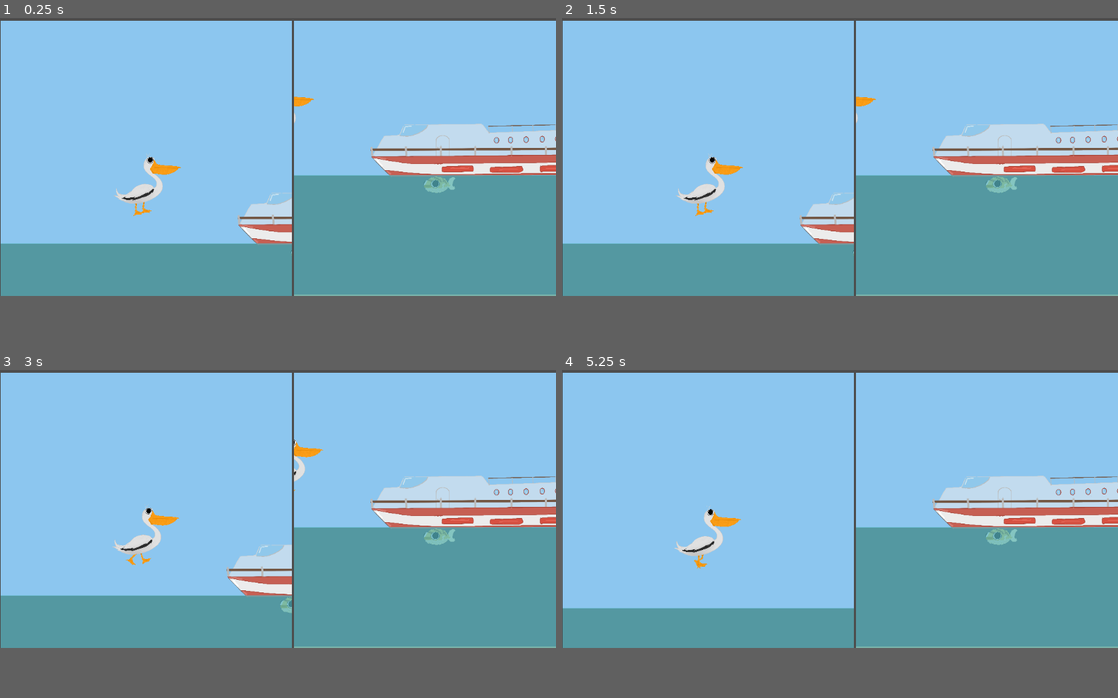
Above: before the commit, frames 1-4 (two rows, left to right).
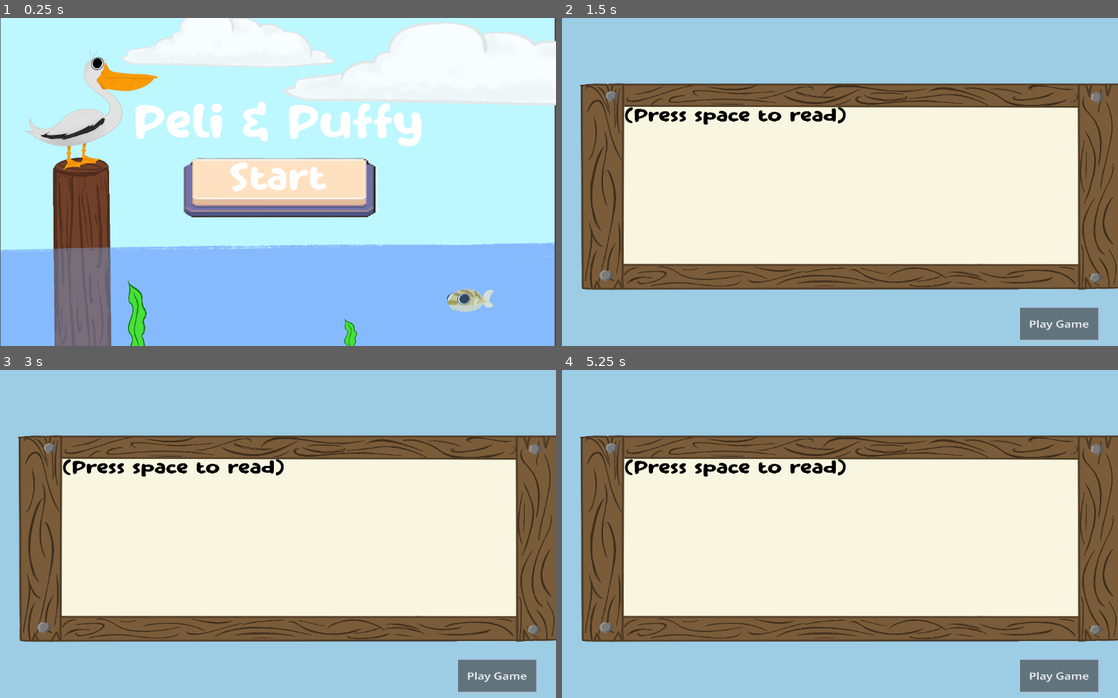
Above: after the commit, the same moments.

Repository: CISC204-S25/final-project-team-6
Game: Godot game, scene res://startGame/start_game.tscn
The game is run twice, just before and just after one commit, with the same random seed, the same clock (stepped at 60 frames per second) and the same inputs. Before the commit the project starts from res://Game_scene.tscn.
Inputs (mouse positions are in pixels of both pictures, inside the frame that each line leads up to):
- Up to frame 1 (0.25 s): no input
- Up to frame 2 (1.5 s): click (840, 162) at 0.5 s, where only the run after the commit has a clickable "Start"; click (1056, 277) at 1.25 s, where only the run after the commit has a clickable "Play Game"
- Up to frame 3 (3 s): click (494, 629) at 2 s, where only the run after the commit has a clickable "Play Game"; tap Space at 2.75 s; hold D (BirdRight) from 2.78 s (still down); tap E (BirdPickup) at 2.85 s
- Up to frame 4 (5.25 s): tap W (BirdUp) at 3.02, 3.77 s; tap Space at 3.5, 4.25, 5 s; tap E (BirdPickup) at 3.6, 4.35, 5.1 s; release D (BirdRight) at 4.28 s; hold A (BirdLeft) 4.28-5.03 s; hold D (BirdRight) from 5.03 s (still down)
In our replay, the window is 800x400 before the commit and 800x472 after it. These sizes can differ from the game's own. Grey fills any space a smaller window leaves; there, only what the larger window draws over its background counts as a difference.

The runs differ from the first frame. In frame 1, 87% of the frame differs, in the area x 0-100%, y 0-100%; in frame 2, 65%; in frame 3, 65%; in frame 4, 65%.

Commit message:
Added decorations and finished start screen
Add decorations:
 - shell
 - seaweed
 - cloud
 - rocks

Finished start screen, now when pressing the start button will load the next scene

Diff:
--- a/final-project/IntroStory.tscn
+++ b/final-project/IntroStory.tscn
@@ -1,7 +1,8 @@
-[gd_scene load_steps=3 format=3 uid="uid://lml4my8miwx2"]
+[gd_scene load_steps=4 format=3 uid="uid://b17ih7rgjnhhf"]
 
 [ext_resource type="Texture2D" uid="uid://q1xeinfb4a28" path="res://Textbox.png" id="1_j1j1x"]
 [ext_resource type="Script" path="res://intro_story.gd" id="2_xs5l8"]
+[ext_resource type="FontFile" uid="uid://d0lklshtryjax" path="res://font/Comic Kids.ttf" id="3_a07a5"]
 
 [node name="Textbox" type="Sprite2D"]
 position = Vector2(576, 334)
@@ -22,7 +23,8 @@
 offset_right = 18.2939
 offset_bottom = -14.761
 theme_override_colors/font_color = Color(0, 0, 0, 1)
-theme_override_font_sizes/font_size = 100
+theme_override_fonts/font = ExtResource("3_a07a5")
+theme_override_font_sizes/font_size = 150
 text = "(Press space to read)"
 autowrap_mode = 2
 
--- /dev/null
+++ b/final-project/decoration/cloud.tscn
@@ -0,0 +1,8 @@
+[gd_scene load_steps=2 format=3 uid="uid://ekshy4tsxoon"]
+
+[ext_resource type="Texture2D" uid="uid://dgw6incdk0mj" path="res://decoration/cloud.png" id="1_34xl7"]
+
+[node name="cloud" type="Sprite2D"]
+position = Vector2(0, 2)
+scale = Vector2(0.253418, 0.236025)
+texture = ExtResource("1_34xl7")
--- /dev/null
+++ b/final-project/decoration/clump_of_rocks.tscn
@@ -0,0 +1,8 @@
+[gd_scene load_steps=2 format=3 uid="uid://ejiif31yv3um"]
+
+[ext_resource type="Texture2D" uid="uid://b7jo31kwptyi5" path="res://decoration/clumpsOfRocks.png" id="1_82y2l"]
+
+[node name="ClumpOfRocks" type="Sprite2D"]
+position = Vector2(-1.99998, -6.10352e-05)
+scale = Vector2(0.166107, 0.169118)
+texture = ExtResource("1_82y2l")
--- /dev/null
+++ b/final-project/decoration/lil_pebble.tscn
@@ -0,0 +1,8 @@
+[gd_scene load_steps=2 format=3 uid="uid://vxypf6s87isl"]
+
+[ext_resource type="Texture2D" uid="uid://pymfbvaad5ao" path="res://decoration/lilPebble.png" id="1_b7jj1"]
+
+[node name="lilPebble" type="Sprite2D"]
+position = Vector2(-7.62939e-06, -2.99999)
+scale = Vector2(0.154472, 0.138554)
+texture = ExtResource("1_b7jj1")
--- /dev/null
+++ b/final-project/decoration/seashell.tscn
@@ -0,0 +1,8 @@
+[gd_scene load_steps=2 format=3 uid="uid://bkit71ldcypvr"]
+
+[ext_resource type="Texture2D" uid="uid://hl03mspivkgq" path="res://decoration/seashell.png" id="1_bsbru"]
+
+[node name="seashell" type="Sprite2D"]
+position = Vector2(-2, -2)
+scale = Vector2(0.136667, 0.13375)
+texture = ExtResource("1_bsbru")
--- /dev/null
+++ b/final-project/decoration/seaweed.tscn
@@ -0,0 +1,30 @@
+[gd_scene load_steps=5 format=3 uid="uid://ccfwphjtbl3pa"]
+
+[ext_resource type="Texture2D" uid="uid://d26uvwq1cc04x" path="res://decoration/seaweed1.png" id="1_elehw"]
+[ext_resource type="Texture2D" uid="uid://d3kkvuv1uees3" path="res://decoration/seaweed2.png" id="2_lgiup"]
+[ext_resource type="Texture2D" uid="uid://d04akce2pqjv4" path="res://decoration/seaweed3.png" id="3_5tesv"]
+
+[sub_resource type="SpriteFrames" id="SpriteFrames_i646l"]
+animations = [{
+"frames": [{
+"duration": 1.0,
+"texture": ExtResource("1_elehw")
+}, {
+"duration": 1.0,
+"texture": ExtResource("2_lgiup")
+}, {
+"duration": 1.0,
+"texture": ExtResource("3_5tesv")
+}, {
+"duration": 1.0,
+"texture": ExtResource("2_lgiup")
+}],
+"loop": true,
+"name": &"default",
+"speed": 5.0
+}]
+
+[node name="seaweed" type="AnimatedSprite2D"]
+position = Vector2(-1, -2.99994)
+scale = Vector2(0.141026, 0.126488)
+sprite_frames = SubResource("SpriteFrames_i646l")
--- a/final-project/project.godot
+++ b/final-project/project.godot
@@ -11,7 +11,7 @@
 [application]
 
 config/name="Final Project"
-run/main_scene="res://Game_scene.tscn"
+run/main_scene="res://startGame/start_game.tscn"
 config/features=PackedStringArray("4.3", "Forward Plus")
 config/icon="res://icon.svg"
 
@@ -20,6 +20,7 @@
 window/size/viewport_width=1100
 window/size/viewport_height=550
 window/stretch/mode="canvas_items"
+window/stretch/aspect="expand"
 
 [input]
 
--- /dev/null
+++ b/final-project/startGame/start_game.gd
@@ -0,0 +1,23 @@
+extends CanvasLayer
+
+
+
+# Called when the node enters the scene tree for the first time.
+func _ready() -> void:
+	#ProjectSettings.set_setting("display/window/size/window_width_override", 1100)
+	#ProjectSettings.set_setting("display/window/size/window_height_override", 300)
+
+	get_window().size = Vector2i(1100, 650)
+
+	$seaweed.play("default")
+	$seaweed2.play("default")
+	$AnimatedSprite2D.play("start")
+
+
+# Called every frame. 'delta' is the elapsed time since the previous frame.
+func _process(delta: float) -> void:
+	pass
+
+
+func _on_button_pressed() -> void:
+	get_tree().change_scene_to_file("res://IntroStory.tscn")
--- /dev/null
+++ b/final-project/startGame/start_game.tscn
@@ -0,0 +1,130 @@
+[gd_scene load_steps=17 format=3 uid="uid://cnrtai4caa6mv"]
+
+[ext_resource type="Script" path="res://startGame/start_game.gd" id="1_r32ji"]
+[ext_resource type="Texture2D" uid="uid://dmwd700n3vd74" path="res://startGame/art/Untitled_Artwork (17).png" id="1_xxgxl"]
+[ext_resource type="Texture2D" uid="uid://dc4dgb6i4sffw" path="res://startGame/art/Untitled_Artwork (18).png" id="2_dciao"]
+[ext_resource type="Texture2D" uid="uid://fo0y2lx8lk4" path="res://startGame/art/Untitled_Artwork (19).png" id="3_qo2kr"]
+[ext_resource type="Texture2D" uid="uid://bq26dmc1ow1ho" path="res://startGame/art/Untitled_Artwork (20).png" id="4_5umad"]
+[ext_resource type="Texture2D" uid="uid://blj6ngvwgaqyb" path="res://startGame/art/Untitled_Artwork (21).png" id="5_18vmc"]
+[ext_resource type="Texture2D" uid="uid://cuuii012k56if" path="res://startGame/art/Untitled_Artwork (22).png" id="6_ui0qk"]
+[ext_resource type="Texture2D" uid="uid://b50rte0nnpjdg" path="res://startGame/art/Untitled_Artwork (23).png" id="7_ktli5"]
+[ext_resource type="FontFile" uid="uid://d0lklshtryjax" path="res://font/Comic Kids.ttf" id="8_y3chv"]
+[ext_resource type="Texture2D" uid="uid://bvfkwbgnmbi2x" path="res://startGame/art/button UI.png" id="9_v2pq2"]
+[ext_resource type="PackedScene" uid="uid://ccfwphjtbl3pa" path="res://decoration/seaweed.tscn" id="11_nri7d"]
+[ext_resource type="PackedScene" uid="uid://ekshy4tsxoon" path="res://decoration/cloud.tscn" id="12_beaq7"]
+
+[sub_resource type="SpriteFrames" id="SpriteFrames_himvi"]
+animations = [{
+"frames": [{
+"duration": 20.0,
+"texture": ExtResource("1_xxgxl")
+}, {
+"duration": 1.0,
+"texture": ExtResource("2_dciao")
+}, {
+"duration": 1.0,
+"texture": ExtResource("3_qo2kr")
+}, {
+"duration": 1.0,
+"texture": ExtResource("4_5umad")
+}, {
+"duration": 1.0,
+"texture": ExtResource("5_18vmc")
+}, {
+"duration": 1.0,
+"texture": ExtResource("6_ui0qk")
+}, {
+"duration": 1.0,
+"texture": ExtResource("7_ktli5")
+}],
+"loop": true,
+"name": &"start",
+"speed": 3.0
+}]
+
+[sub_resource type="StyleBoxTexture" id="StyleBoxTexture_8fyor"]
+texture = ExtResource("9_v2pq2")
+region_rect = Rect2(43.376, 156.786, 196.182, 104.279)
+modulate_color = Color(0.544974, 0.544974, 0.544974, 1)
+
+[sub_resource type="StyleBoxTexture" id="StyleBoxTexture_bbr3e"]
+texture = ExtResource("9_v2pq2")
+region_rect = Rect2(239.748, 158.889, 195.225, 104.097)
+
+[sub_resource type="StyleBoxTexture" id="StyleBoxTexture_7cyim"]
+texture = ExtResource("9_v2pq2")
+region_rect = Rect2(42.5699, 151.396, 199.081, 113.56)
+
+[node name="StartGame" type="CanvasLayer"]
+script = ExtResource("1_r32ji")
+
+[node name="AnimatedSprite2D" type="AnimatedSprite2D" parent="."]
+position = Vector2(549.25, 338)
+scale = Vector2(0.453099, 0.432854)
+sprite_frames = SubResource("SpriteFrames_himvi")
+animation = &"start"
+frame_progress = 0.0902168
+
+[node name="Button" type="Button" parent="AnimatedSprite2D"]
+anchors_preset = -1
+anchor_left = 0.317
+anchor_top = 0.403
+anchor_right = 0.693
+anchor_bottom = 0.594
+offset_left = -1210.75
+offset_top = -833.921
+offset_right = -1210.67
+offset_bottom = -834.509
+grow_horizontal = 2
+grow_vertical = 2
+theme_override_colors/font_color = Color(0.816154, 0.828291, 0.837147, 1)
+theme_override_fonts/font = ExtResource("8_y3chv")
+theme_override_font_sizes/font_size = 200
+theme_override_styles/hover = SubResource("StyleBoxTexture_8fyor")
+theme_override_styles/pressed = SubResource("StyleBoxTexture_bbr3e")
+theme_override_styles/normal = SubResource("StyleBoxTexture_7cyim")
+icon_alignment = 1
+vertical_icon_alignment = 0
+metadata/_edit_use_anchors_ = true
+
+[node name="startLabel" type="Label" parent="AnimatedSprite2D/Button"]
+layout_mode = 1
+anchors_preset = -1
+anchor_left = 0.243
+anchor_top = 0.131
+anchor_right = 0.715
+anchor_bottom = 0.631
+offset_left = 15.0214
+offset_top = -0.0735512
+offset_right = 15.5014
+offset_bottom = -0.0735626
+theme_override_fonts/font = ExtResource("8_y3chv")
+theme_override_font_sizes/font_size = 200
+text = "Start"
+metadata/_edit_use_anchors_ = true
+
+[node name="Label" type="Label" parent="AnimatedSprite2D"]
+offset_left = -631.208
+offset_top = -390.432
+offset_right = 638.792
+offset_bottom = -191.432
+theme_override_fonts/font = ExtResource("8_y3chv")
+theme_override_font_sizes/font_size = 250
+text = "Peli & Puffy"
+metadata/_edit_use_anchors_ = true
+
+[node name="seaweed" parent="." instance=ExtResource("11_nri7d")]
+position = Vector2(693, 638)
+
+[node name="seaweed2" parent="." instance=ExtResource("11_nri7d")]
+position = Vector2(270.25, 610)
+scale = Vector2(0.202704, 0.268981)
+
+[node name="cloud" parent="." instance=ExtResource("12_beaq7")]
+position = Vector2(477.25, 34)
+
+[node name="cloud2" parent="." instance=ExtResource("12_beaq7")]
+position = Vector2(990, 78)
+scale = Vector2(0.45874, 0.347826)
+
+[connection signal="pressed" from="AnimatedSprite2D/Button" to="." method="_on_button_pressed"]
--- a/final-project/start_game.tscn
+++ /dev/null
@@ -1,3 +0,0 @@
-[gd_scene format=3 uid="uid://cnrtai4caa6mv"]
-
-[node name="StartGame" type="CanvasLayer"]
Binary file added: final-project/decoration/cloud.png
Not shown, added: final-project/decoration/cloud.png.import
Binary file added: final-project/decoration/clumpsOfRocks.png
Not shown, added: final-project/decoration/clumpsOfRocks.png.import
Binary file added: final-project/decoration/lilPebble.png
Not shown, added: final-project/decoration/lilPebble.png.import
Binary file added: final-project/decoration/seashell.png
Not shown, added: final-project/decoration/seashell.png.import
Binary file added: final-project/decoration/seaweed1.png
Not shown, added: final-project/decoration/seaweed1.png.import
Binary file added: final-project/decoration/seaweed2.png
Not shown, added: final-project/decoration/seaweed2.png.import
(and 19 more such lines)
